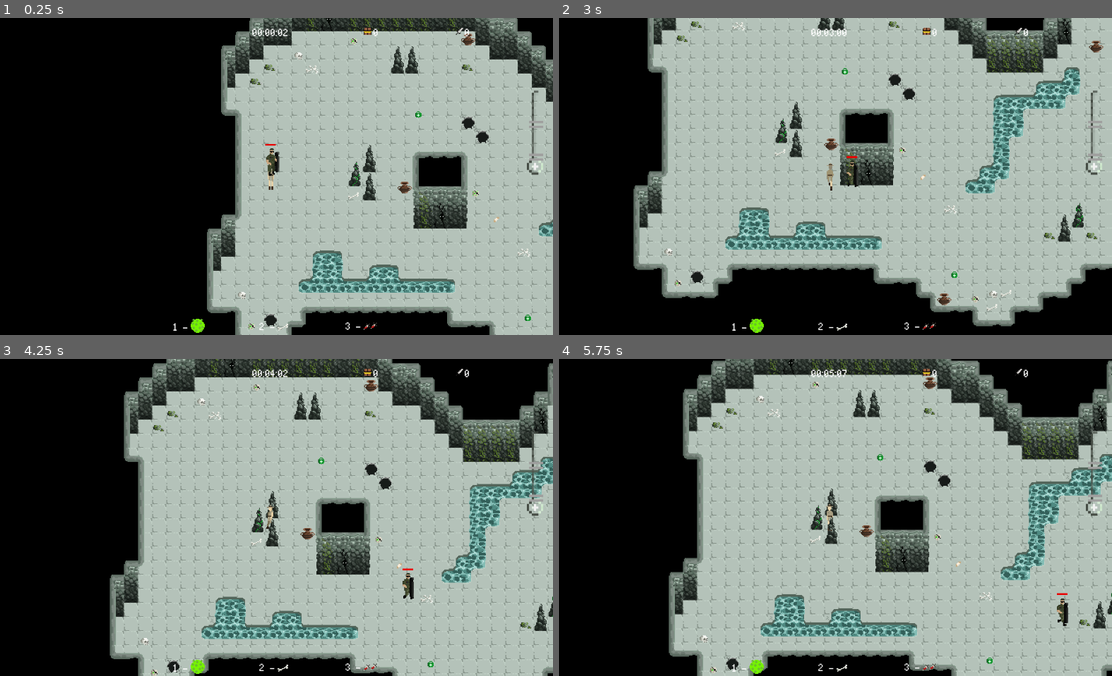
Above: before the commit, frames 1-4 (two rows, left to right).
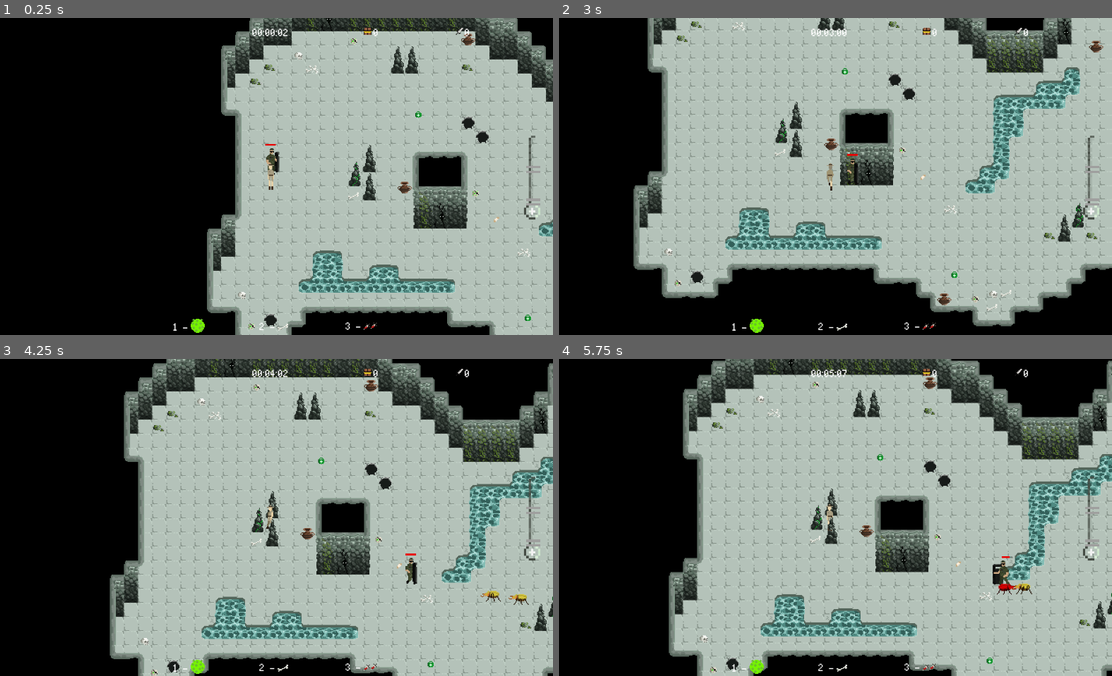
Above: after the commit, the same moments.

Repository: mirogon/Archaeology
Game: Godot game, scene res://Scenes/Main.tscn
The game is run twice, just before and just after one commit, with the same random seed, the same clock (stepped at 60 frames per second) and the same inputs.
Inputs (mouse positions are in pixels of both pictures, inside the frame that each line leads up to):
- Up to frame 1 (0.25 s): no input
- Up to frame 2 (3 s): tap Enter at 0.5 s; move the mouse to (951, 160) at 0.52 s; hold Right (ui_right) 0.53-1.28 s; tap F (action) at 0.6 s; move the mouse to (713, 192) at 1.27 s; hold Down (ui_down) 1.28-2.03 s; tap 1 at 1.35 s; move the mouse to (885, 106) at 2.02 s; hold Right (ui_right) 2.03-2.78 s; hold 2 2.03-2.78 s; move the mouse to (802, 239) at 2.77 s; hold Up (ui_up) from 2.78 s (still down); tap 3 at 2.85 s
- Up to frame 3 (4.25 s): move the mouse to (442, 565) at 3.52 s; release Up (ui_up) at 3.53 s; hold Left (ui_left) from 3.53 s (still down); hold Enter from 3.53 s (still down)
- Up to frame 4 (5.75 s): move the mouse to (658, 469) at 4.27 s; release Enter at 4.28 s; tap F (action) at 4.35 s; move the mouse to (857, 517) at 5.02 s; release Left (ui_left) at 5.03 s; hold Down (ui_down) from 5.03 s (still down); hold 1 from 5.03 s (still down)

The runs differ from the first frame. In frame 1, 0.4% of the frame differs, in the area x 48-99%, y 22-64%; in frame 2, 0.5%; in frame 3, 0.7%; in frame 4, 0.8%, in the area x 78-99%, y 22-85%.

Commit message:
Rat Z index, Syringe heals more, moved HealResourceUi

Diff:
--- a/Scenes/Enemies/Goblin.tscn
+++ b/Scenes/Enemies/Goblin.tscn
@@ -64,7 +64,7 @@
 position = Vector2( 8, -9 )
 frames = SubResource( 7 )
 animation = "Goblin_Walk"
-frame = 1
+frame = 2
 playing = true
 
 [node name="HealthSystem" parent="." instance=ExtResource( 2 )]
--- a/Scenes/Enemies/Rat.tscn
+++ b/Scenes/Enemies/Rat.tscn
@@ -69,8 +69,10 @@
 [sub_resource type="RectangleShape2D" id=68]
 extents = Vector2( 7, 5.5 )
 
-[node name="Rat" type="Area2D" groups=["Enemy"]]
+[node name="KinematicBody2D" type="KinematicBody2D" groups=["Enemy"]]
 z_index = 5
+collision_layer = 4
+collision_mask = 4
 script = ExtResource( 1 )
 animation_name = "Rat"
 coin_scene = ExtResource( 5 )
@@ -82,7 +84,7 @@
 position = Vector2( 0, -8 )
 frames = SubResource( 67 )
 animation = "Rat_Walk"
-frame = 3
+frame = 2
 playing = true
 
 [node name="CollisionShape2D" type="CollisionShape2D" parent="."]
--- a/Scenes/Enemies/Snake.tscn
+++ b/Scenes/Enemies/Snake.tscn
@@ -122,6 +122,7 @@
 z_index = 1
 frames = SubResource( 21 )
 animation = "Snake_Walk"
+frame = 7
 playing = true
 
 [node name="CollisionShape2D" type="CollisionShape2D" parent="."]
--- a/Scenes/Items/Syringe.tscn
+++ b/Scenes/Items/Syringe.tscn
@@ -25,6 +25,7 @@
 [node name="Syringe" type="Area2D" groups=["HealthPickup"]]
 z_index = 3
 script = ExtResource( 2 )
+heal_value = 15
 
 [node name="CollisionShape2D" type="CollisionShape2D" parent="."]
 shape = SubResource( 1 )
--- a/Scenes/Player.tscn
+++ b/Scenes/Player.tscn
@@ -121,7 +121,7 @@
 
 [node name="Player" type="KinematicBody2D" groups=["Player"]]
 position = Vector2( -482, -44 )
-z_index = 4
+z_index = 5
 script = ExtResource( 2 )
 projectileScene = ExtResource( 5 )
 healing_projectile_scene = ExtResource( 6 )
@@ -139,6 +139,7 @@
 z_index = 1
 frames = SubResource( 26 )
 animation = "Walk_Right"
+frame = 2
 playing = true
 
 [node name="HealthSystem" parent="." instance=ExtResource( 3 )]
--- a/Scenes/Rooms/Room.tscn
+++ b/Scenes/Rooms/Room.tscn
@@ -816,9 +816,9 @@
 [node name="Spawner5" parent="Spawner" instance=ExtResource( 3 )]
 position = Vector2( -104, 72 )
 scene_to_spawn = ExtResource( 9 )
-min_interval_ms = 20000
-max_interval_ms = 40000
-max_spawns = 5
+min_interval_ms = 0
+max_interval_ms = 1000
+max_spawns = 2
 
 [node name="BoulderSpawner" parent="Spawner" instance=ExtResource( 3 )]
 position = Vector2( -1200, -26 )
--- a/Scenes/Ui/HealthResourceBar.tscn
+++ b/Scenes/Ui/HealthResourceBar.tscn
@@ -9,10 +9,14 @@
 anchor_bottom = 1.0
 
 [node name="TextureProgress" type="TextureProgress" parent="."]
-margin_left = 1221.0
-margin_top = 165.0
-margin_right = 1258.0
-margin_bottom = 356.0
+anchor_left = 1.0
+anchor_top = 0.5
+anchor_right = 1.0
+anchor_bottom = 0.5
+margin_left = -66.0
+margin_top = -93.0
+margin_right = -29.0
+margin_bottom = 98.0
 theme = ExtResource( 3 )
 value = 100.0
 texture_over = ExtResource( 2 )
--- a/Scripts/Enemies/Enemy.gd
+++ b/Scripts/Enemies/Enemy.gd
@@ -36,7 +36,7 @@
 	$NavigationMovement.set_animations = false
 
 func _physics_process(delta):
-	if position.distance_to(soldier.position) > 15 && time - last_time_destination_set >= 0.5:
+	if position.distance_to(soldier.position) > 5 && time - last_time_destination_set >= 0.5:
 		walk(soldier)
 
 	else:
